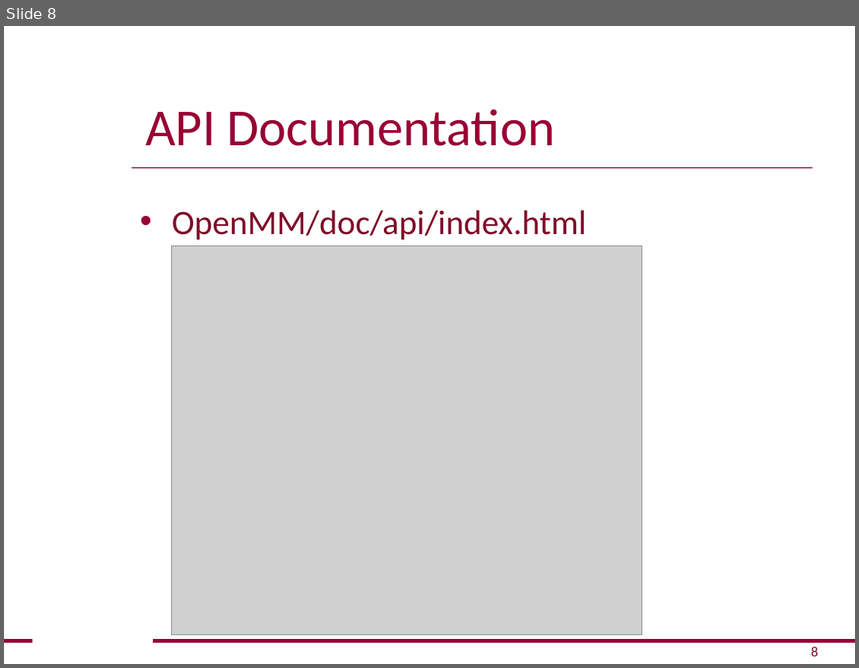
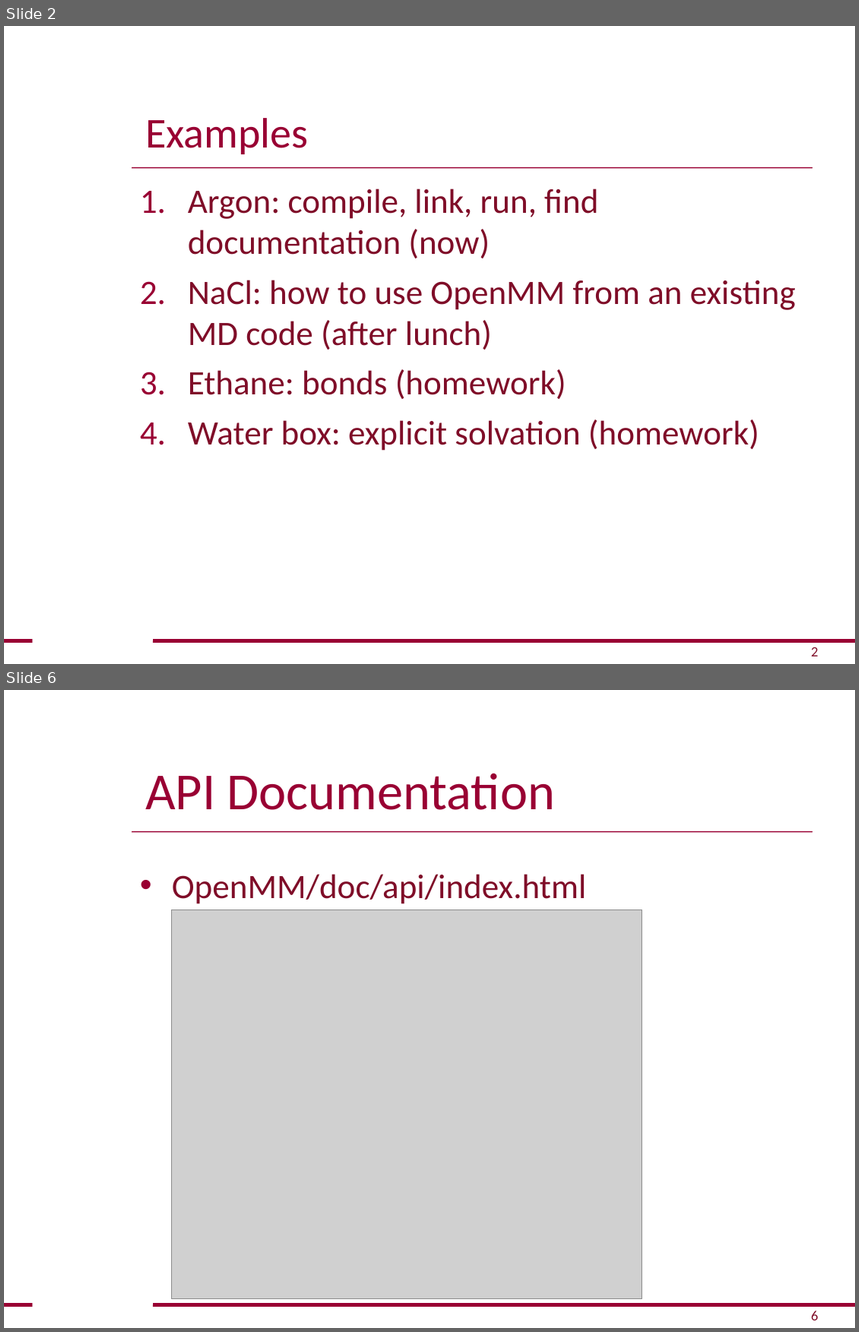
Before and after one commit to openmm/openmm, a slide deck: examples/HelloOpenMM.ppt. Shown one above the other, each under a label of ours: slide 8 before the commit, slides 2 and 6 after it; the slides between them are not shown. The pictures are 859x668 and 859x1332 pixels, drawn with LibreOffice and Linux fonts; fonts in the diff are those of the drawing; grey boxes stand for pictures; background and template pictures are left out. Boxes give left, top, right and bottom in pixels: in the first picture for what was removed or moved away, otherwise in the second. Text is boxed around its words. In the diff, an @@ line names an element or a change of style, - is before the commit and + after.

Commit message:
Polished the slide show for the examples.

```diff
--- a/examples/HelloOpenMM.ppt
+++ b/examples/HelloOpenMM.ppt
@@ slide 2 added at bbox=[4, 26, 855, 664], background #FFFFFF; not listed: 5 template elements that a slide beside it also shows @@
@@ title added at bbox=[145, 118, 308, 154], 36 pt, text #990033 @@
+Examples
@@ text added at bbox=[188, 189, 796, 451], 29 pt, text #7F0D28 @@
+1. Argon: compile, link, run, find documentation (now)
+2. NaCl: how to use OpenMM from an existing MD code (after lunch)
+3. Ethane: bonds (homework)
+4. Water box: explicit solvation (homework)
@@ page number added at bbox=[811, 648, 818, 657], 12 pt, text #7F0D28 @@
+2
@@ what was slide 8 is now slide 6 @@
@@ page number at bbox=[811, 1311, 818, 1321]: text changed @@
-8
+6
```
Also in this commit, not shown: 9 slides changed, 5 other slides added, 2 slides removed.
